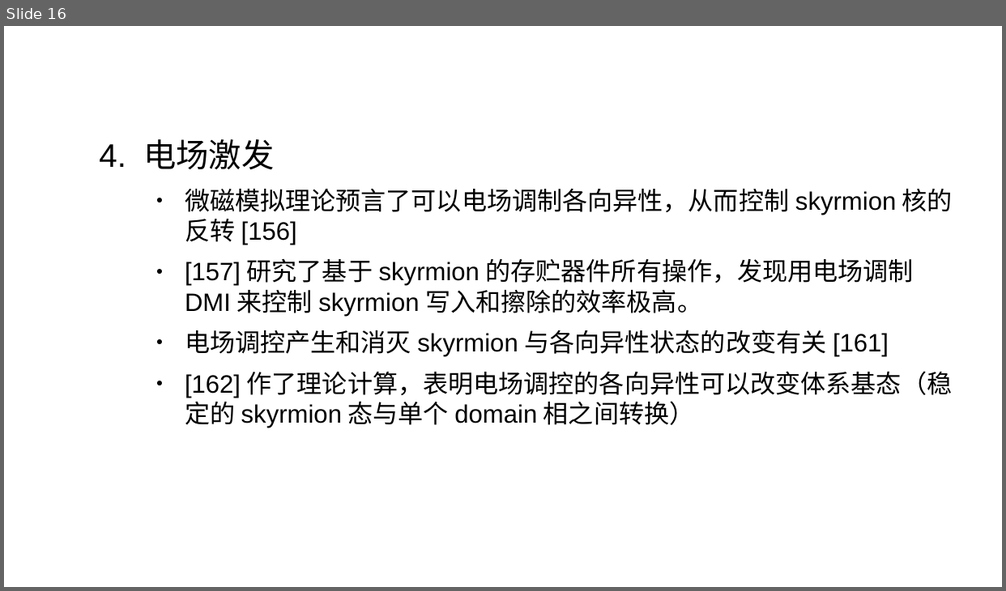
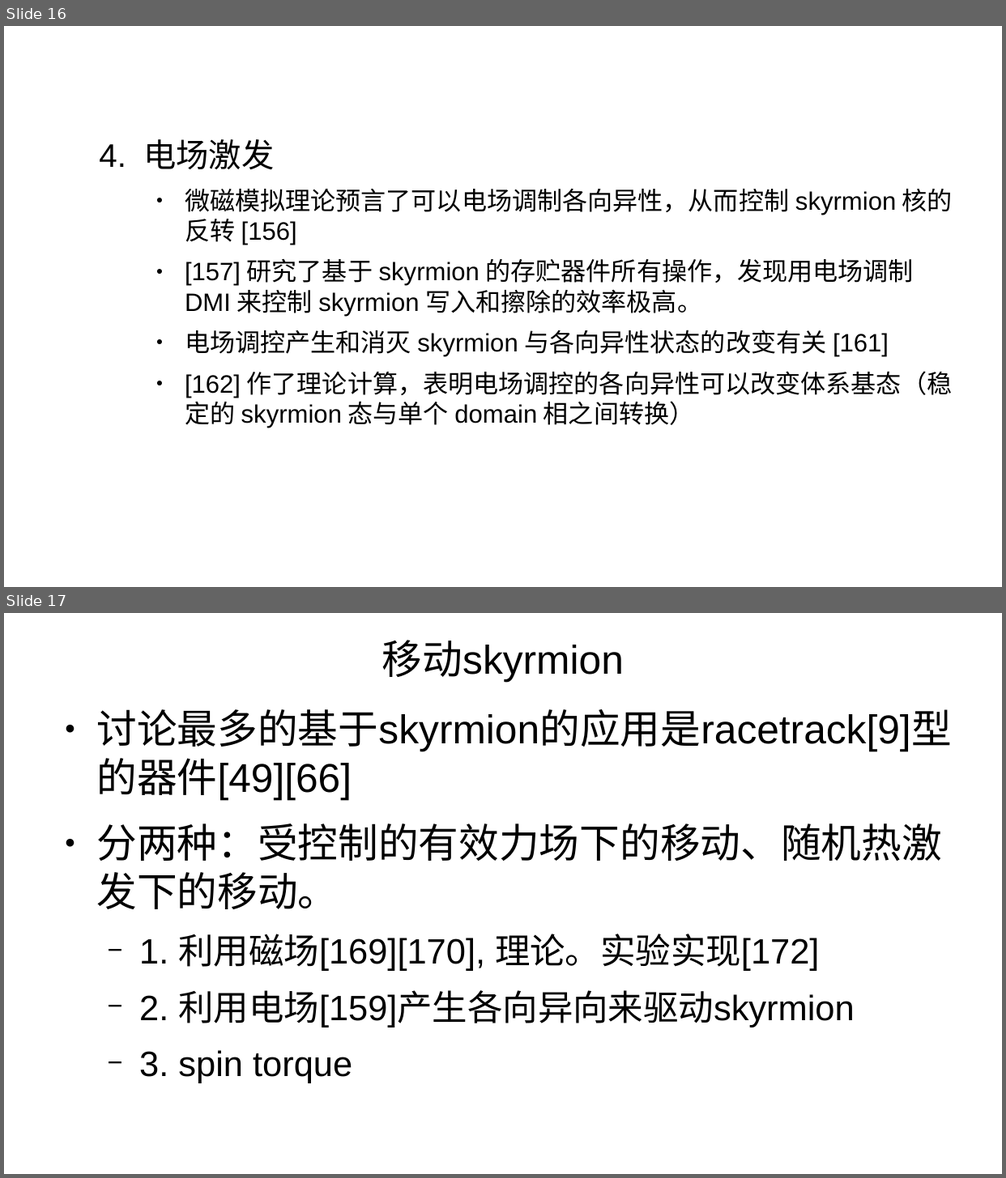
Before and after one commit to GoldenRaven/reference_reading, a slide deck: skyrmion.odp. Shown one above the other, each under a label of ours: slide 16 before the commit, slides 16 and 17 after it. The pictures are 1006x591 and 1006x1178 pixels, drawn with LibreOffice and Linux fonts; fonts in the diff are those of the drawing. Boxes give left, top, right and bottom in pixels: in the first picture for what was removed or moved away, otherwise in the second. Text is boxed around its words. In the diff, an @@ line names an element or a change of style, - is before the commit and + after.

```diff
--- a/skyrmion.odp
+++ b/skyrmion.odp
@@ slide 17 added at (4, 613, 1002, 1174), background #FFFFFF @@
@@ title added at (382, 640, 624, 683), 32 pt, text #000000 @@
+移动skyrmion
@@ text added at (96, 709, 951, 1084), 32 pt, text #000000 @@
+● 讨论最多的基于skyrmion的应用是racetrack[9]型的器件[49][66]
+● 分两种：受控制的有效力场下的移动、随机热激发下的移动。
+  − 1. 利用磁场[169][170], 理论。实验实现[172]
+  − 2. 利用电场[159]产生各向异向来驱动skyrmion
+  − 3. spin torque
```
Also in this commit, not shown: 1 slide removed, 1 other file.
